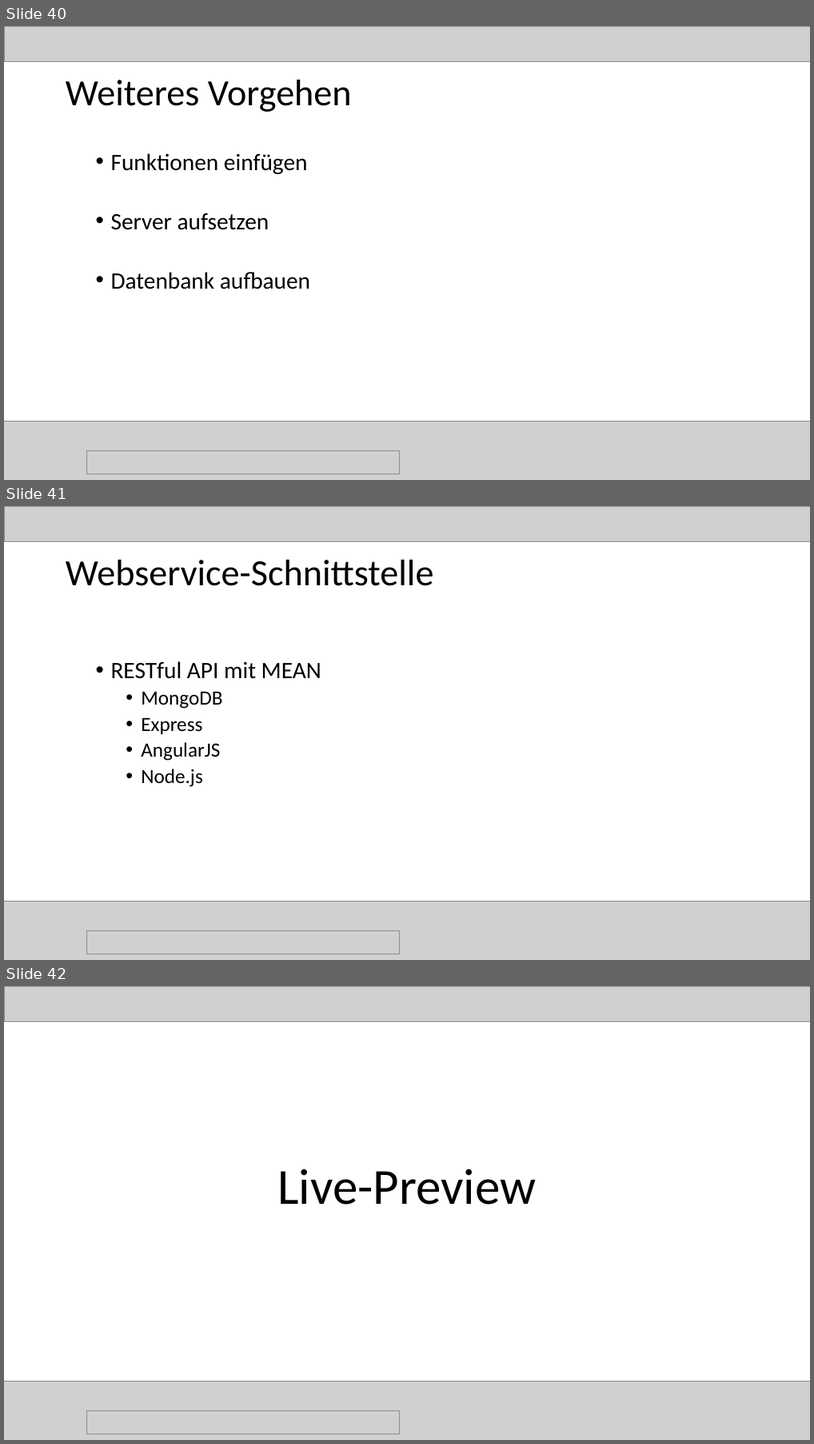
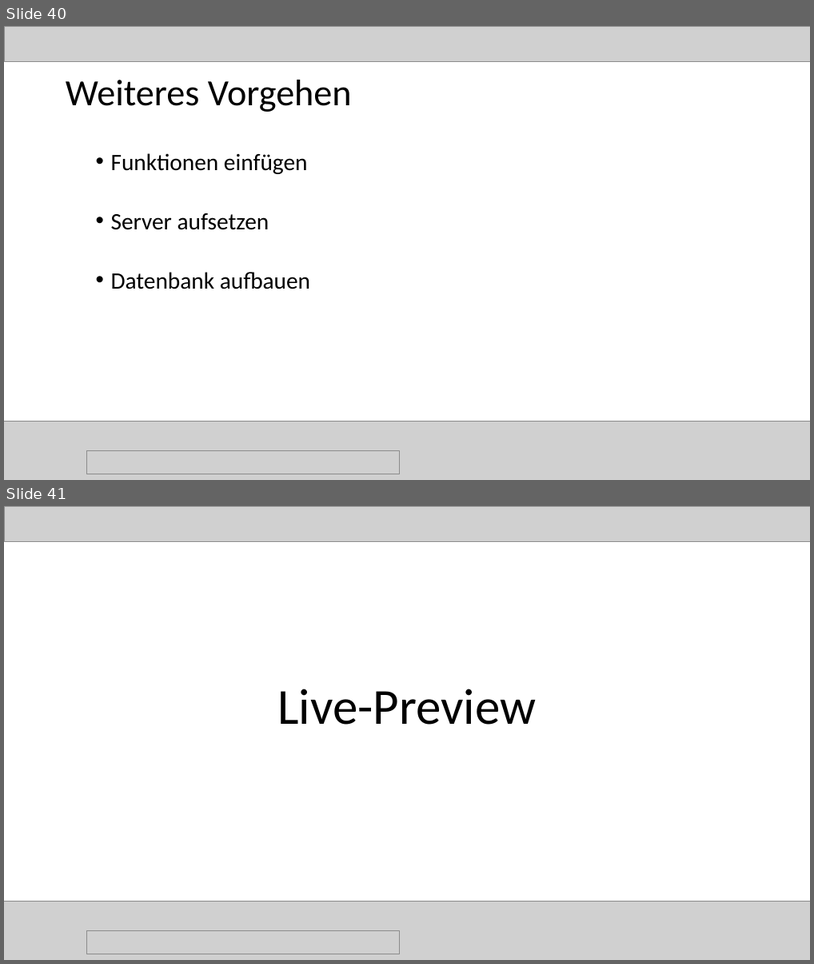
Before and after one commit to magharmi/StudentenFuerStudenten, a slide deck: websitePPneu.pptx. Shown one above the other, each under a label of ours: slides 40, 41 and 42 before the commit, slides 40 and 41 after it. The pictures are 814x1444 and 814x964 pixels, drawn with LibreOffice and Linux fonts; fonts in the diff are those of the drawing; grey boxes stand for pictures. Boxes give left, top, right and bottom in pixels: in the first picture for what was removed or moved away, otherwise in the second. Text is boxed around its words. In the diff, an @@ line names an element or a change of style, - is before the commit and + after.

```diff
--- a/websitePPneu.pptx
+++ b/websitePPneu.pptx
@@ slide 41 removed at <box>4,506,810,960</box>, background #FFFFFF @@
@@ picture removed at <box>4,506,810,541</box> @@
@@ title removed at <box>66,560,434,586</box> @@
-Webservice-Schnittstelle
@@ text removed at <box>111,661,322,787</box> @@
-  • RESTful API mit MEAN
-    • MongoDB
-    • Express
-    • AngularJS
-    • Node.js
@@ picture removed at <box>4,900,810,960</box> @@
@@ picture removed at <box>86,930,400,954</box> @@
@@ what was slide 42 is now slide 41 @@
```
Also in this commit, not shown: 1 slide changed, 3 other files.
